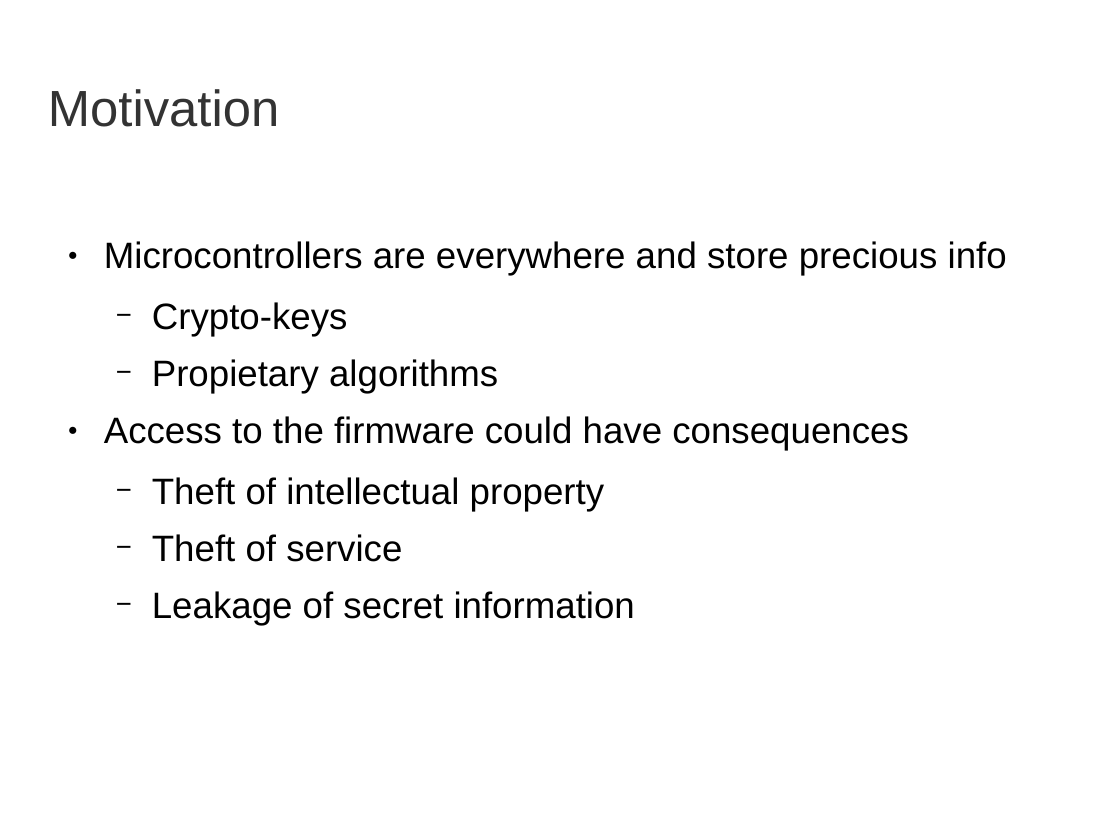
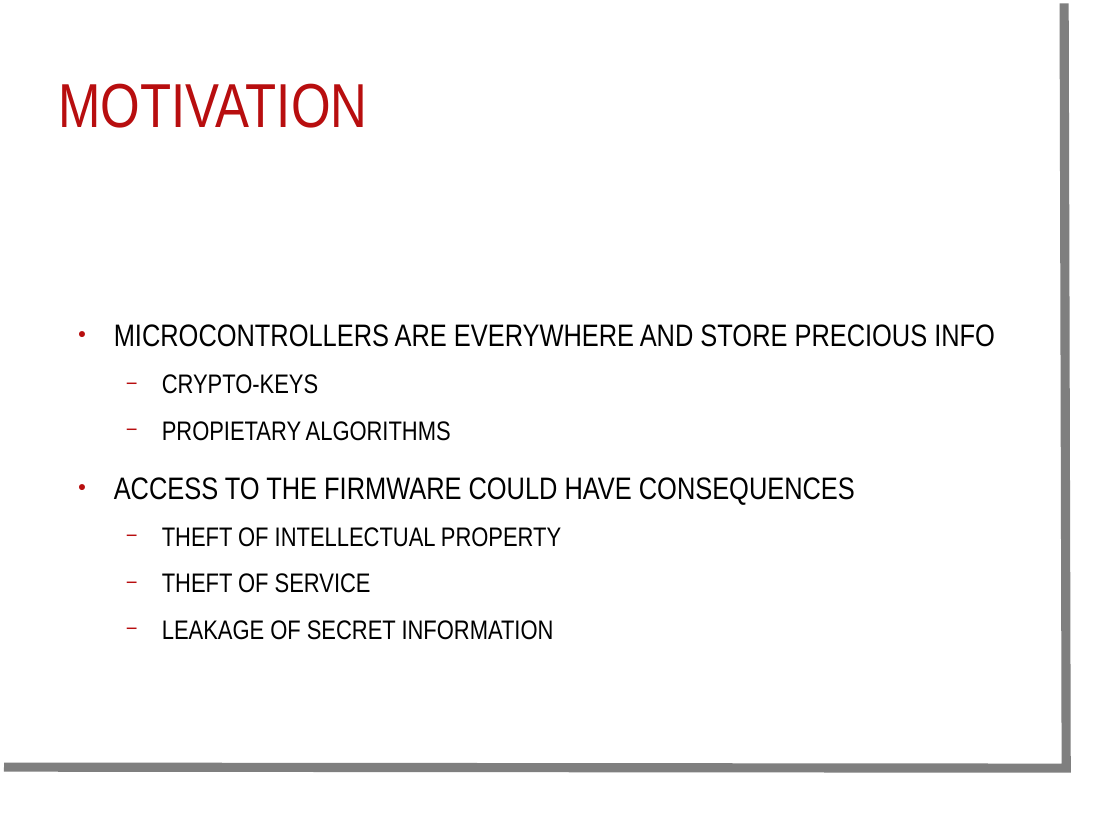
Before and after one commit to dperezmavro/irp, a slide deck: slide 2 of presentation/presentation.ppt. Drawn at 1120x840 pixels with LibreOffice and Linux fonts; fonts in the diff are those of the drawing; background and template pictures are left out. Boxes give left, top, right and bottom in pixels: in the first picture for what was removed or moved away, otherwise in the second. Text is boxed around its words. In the diff, an @@ line names an element or a change of style, - is before the commit and + after.

```diff
--- a/presentation/presentation.ppt
+++ b/presentation/presentation.ppt
@@ freeform shape added at (x1=4, y1=3, x2=1067, y2=768), outline #7F7F7F 6.49 pt @@
@@ title at (x1=58, y1=83, x2=367, y2=128): text changed; size 36 to 44 pt; font Arial to Arial Narrow; text colour #333333 to #B80E0F @@
-Motivation
+MOTIVATION
@@ text "MICROCONTROLLERS ARE EVERYWHERE AND STORE ..." at (x1=114, y1=324, x2=995, y2=640): vertical alignment top to middle @@
@@ text at (x1=114, y1=324, x2=995, y2=640): text changed; size 26 to 19 pt; font Arial to Arial Narrow @@
-● Microcontrollers are everywhere and store precious info
-  − Crypto-keys
-  − Propietary algorithms
-● Access to the firmware could have consequences
-  − Theft of intellectual property
-  − Theft of service
-  − Leakage of secret information
+● MICROCONTROLLERS ARE EVERYWHERE AND STORE PRECIOUS INFO
+  − CRYPTO-KEYS
+  − PROPIETARY ALGORITHMS
+● ACCESS TO THE FIRMWARE COULD HAVE CONSEQUENCES
+  − THEFT OF INTELLECTUAL PROPERTY
+  − THEFT OF SERVICE
+  − LEAKAGE OF SECRET INFORMATION
```
Also in this commit, not shown: 3 other slides changed, 1 other file.
